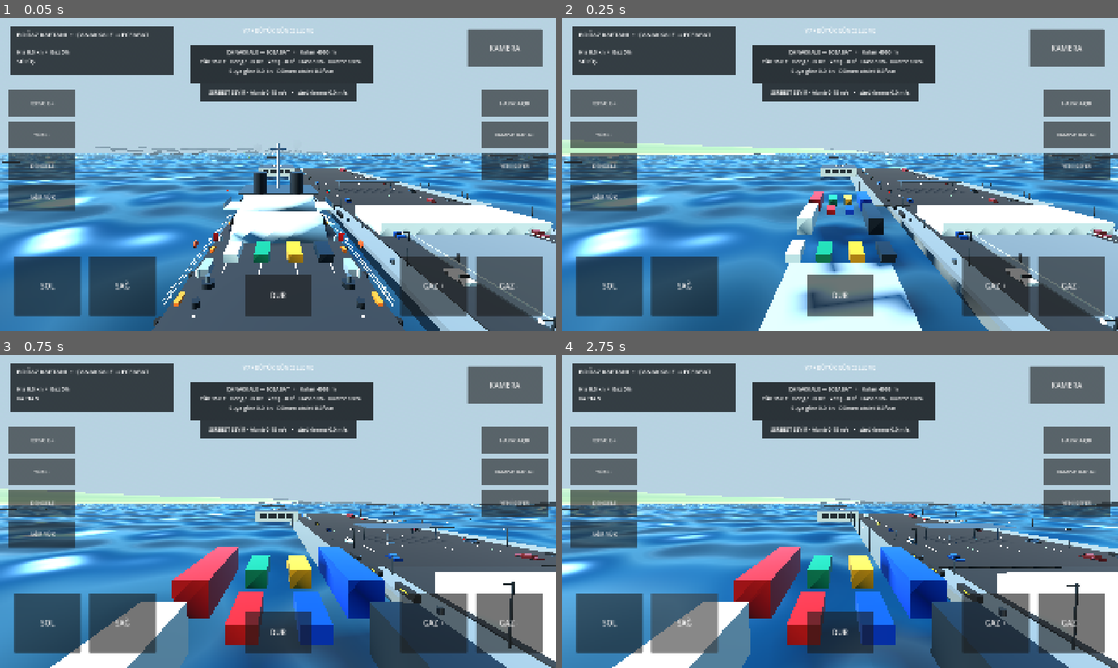
Above: before the commit, frames 1-4 (two rows, left to right).
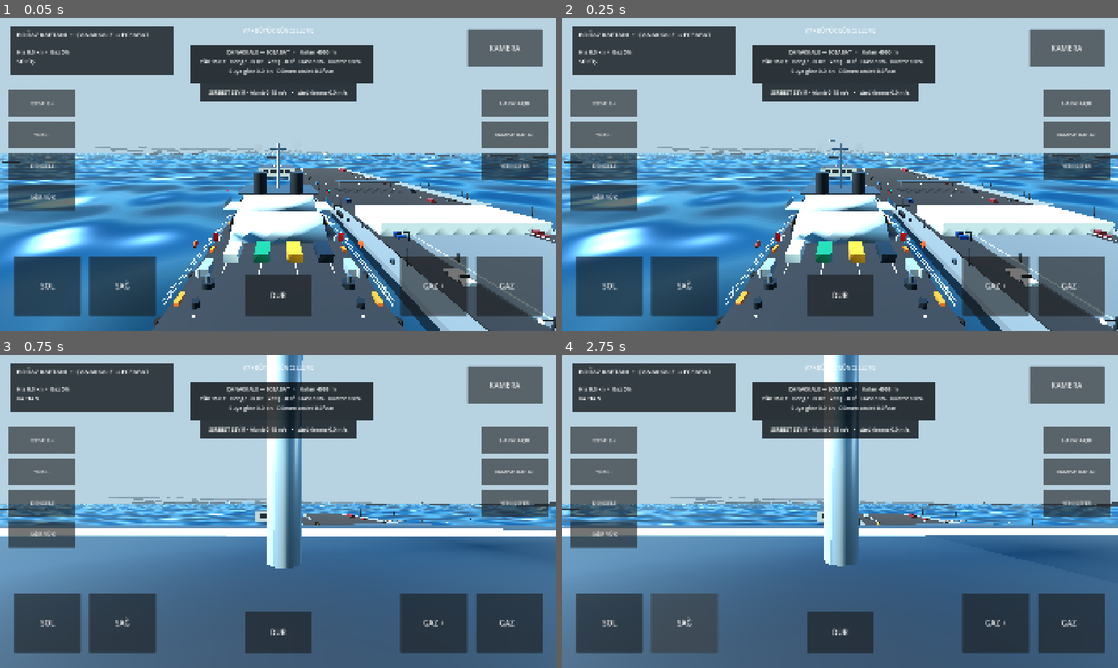
Above: after the commit, the same moments.

Repository: Kabatepe03/bogaz-kaptani
Game: Godot game, scene res://scenes/main.tscn
Same seed, same stepped clock (60 frames per second), same inputs: the game is played once before the commit and once after it.
Inputs:
- Up to frame 1 (0.05 s): no input
- Up to frame 2 (0.25 s): no input
- Up to frame 3 (0.75 s): hold D (steer_right) from 0.53 s (still down); tap C (camera_next) at 0.6 s
- Up to frame 4 (2.75 s): release D (steer_right) at 1.25 s; click "SOL" at 1.25 s; click "SAĞ" at 2 s

Frame 1 is identical in both runs. In frame 2, 15% of the frame differs, in the area x 0-100%, y 38-100%; in frame 3, 40%; in frame 4, 40%, in the area x 0-100%, y 0-100%.

Commit message:
feat(v12): switch to real-world scene and isolated PBR ferry swap

Diff:
--- a/project.godot
+++ b/project.godot
@@ -10,7 +10,7 @@
 V8Realism="*res://scripts/v8_realism.gd"
 V10Visuals="*res://scripts/v10_visuals.gd"
 V10ShipShell="*res://scripts/v10_ship_shell.gd"
-V11World="*res://scripts/v11_world.gd"
+V12FerrySwap="*res://scripts/v12_ferry_swap.gd"
 
 [display]
 window/size/viewport_width=1920
